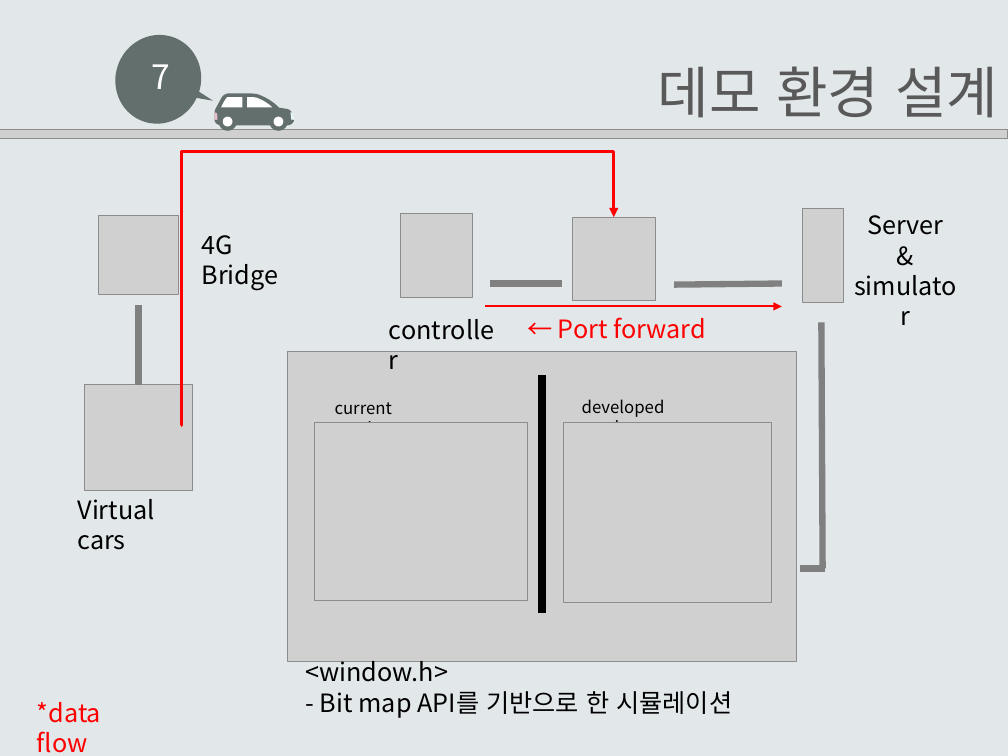
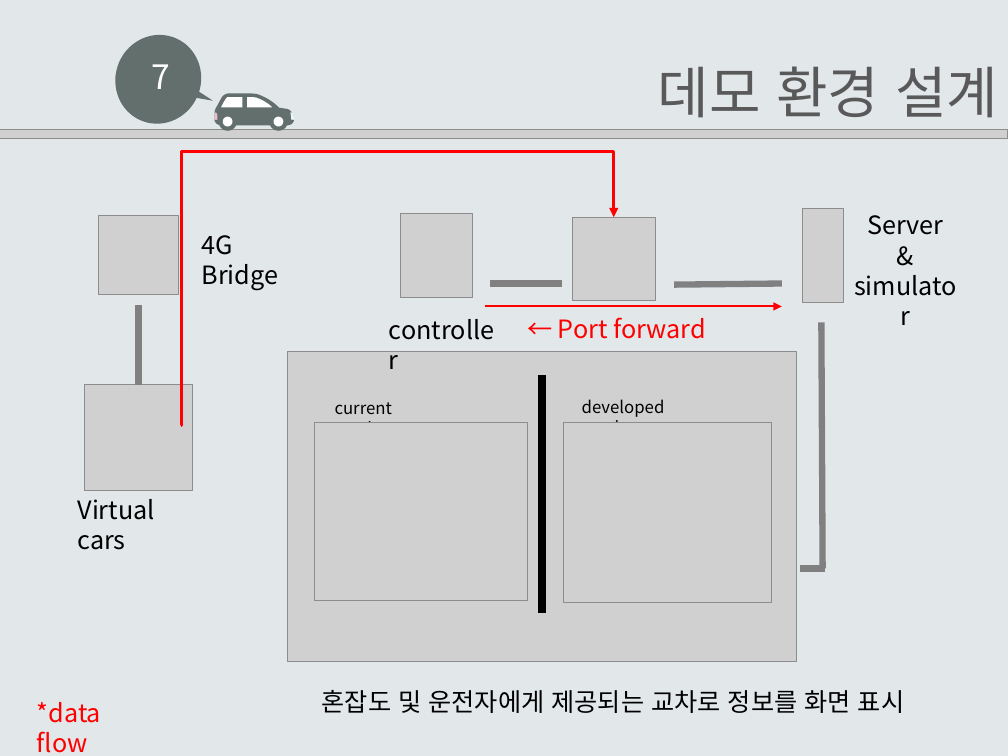
Before and after one commit to EomHeeSang/grad_proj, a slide deck: slide 28 of 발표자료/설계서2-14(엄희상,박주호,김태경)_re.pptx. Drawn at 1008x756 pixels with LibreOffice and Linux fonts; fonts in the diff are those of the drawing; grey boxes stand for pictures. Boxes give left, top, right and bottom in pixels: in the first picture for what was removed or moved away, otherwise in the second. Text is boxed around its words. In the diff, an @@ line names an element or a change of style, - is before the commit and + after.

```diff
--- a/발표자료/설계서2-14(엄희상,박주호,김태경)_re.pptx
+++ b/발표자료/설계서2-14(엄희상,박주호,김태경)_re.pptx
@@ text at <box>322,690,904,713</box>: text changed @@
-<window.h>
-- Bit map API를 기반으로 한 시뮬레이션
+혼잡도 및 운전자에게 제공되는 교차로 정보를 화면 표시
```
Also in this commit, not shown: 1 other slide changed, 4 other files.
